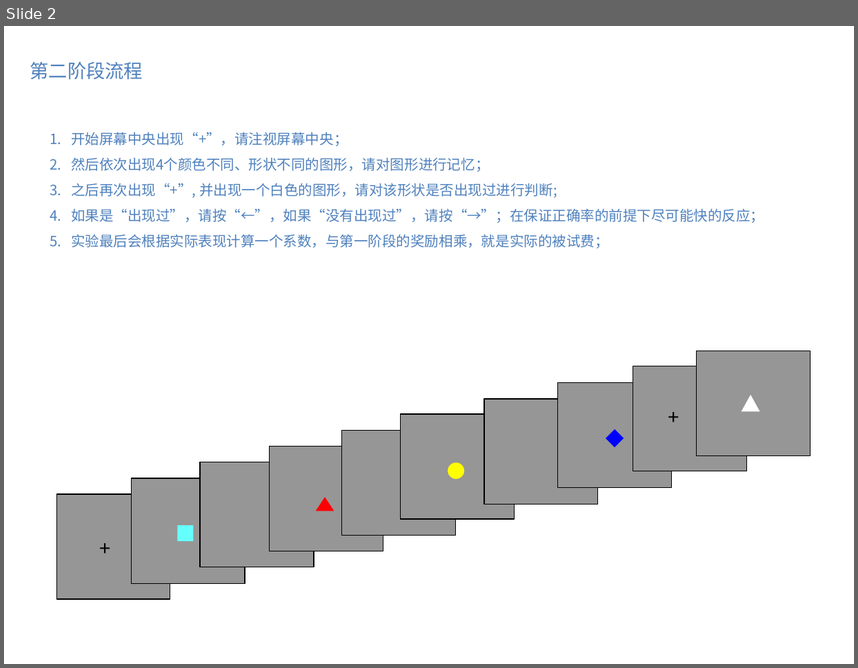
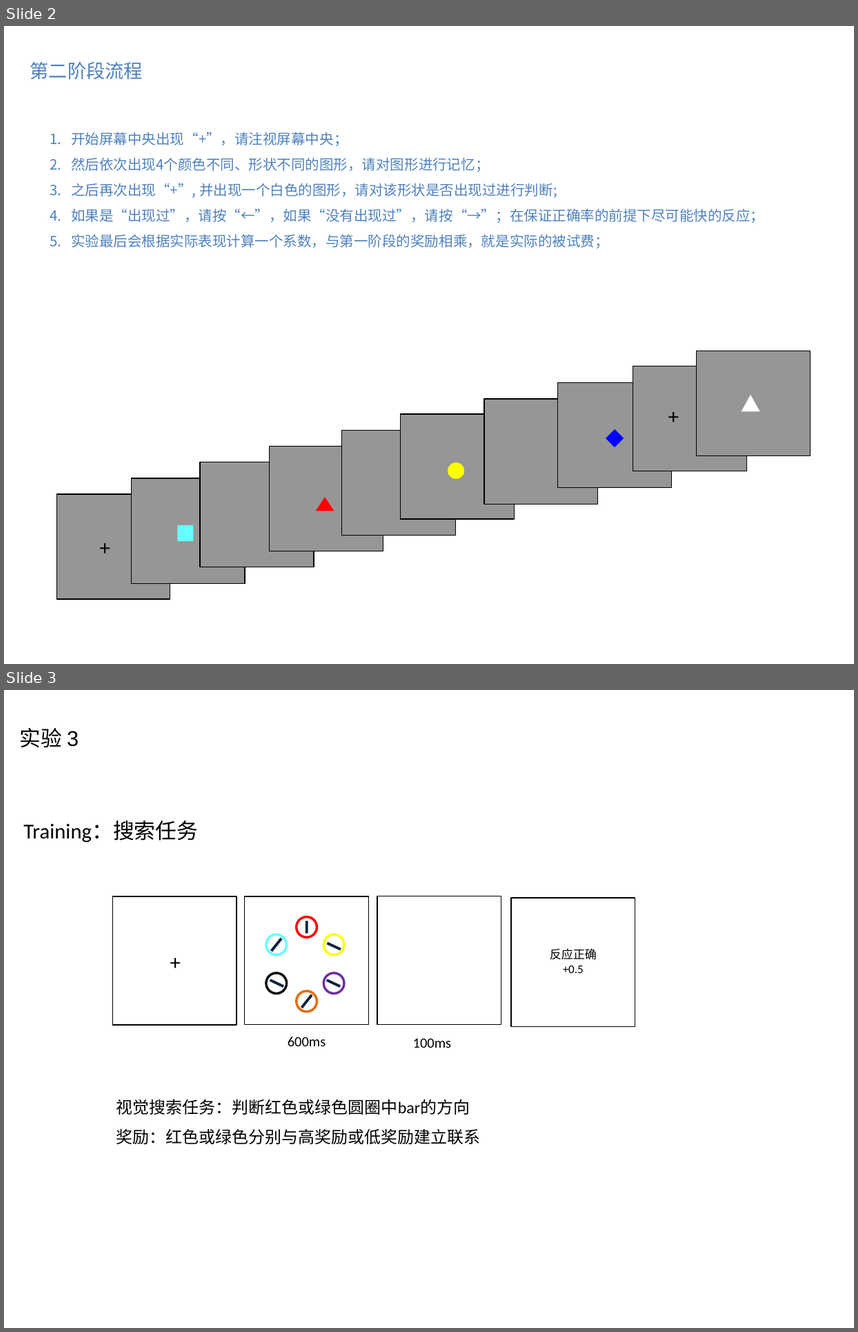
Before and after one commit to Caesar1874/Matlab, a slide deck: rewardFocus V4.0/实验流程说明a.ppt. Shown one above the other, each under a label of ours: slide 2 before the commit, slides 2 and 3 after it. The pictures are 858x668 and 858x1332 pixels, drawn with LibreOffice and Linux fonts; fonts in the diff are those of the drawing. Boxes give left, top, right and bottom in pixels: in the first picture for what was removed or moved away, otherwise in the second. Text is boxed around its words. In the diff, an @@ line names an element or a change of style, - is before the commit and + after.

```diff
--- a/rewardFocus V4.0/实验流程说明a.ppt
+++ b/rewardFocus V4.0/实验流程说明a.ppt
@@ slide 3 added at (4,690,854,1328), background #FFFFFF @@
@@ text added at (20,728,79,748), 18 pt, text #000000 @@
+实验 3
@@ text added at (23,820,198,842), 18 pt, text #000000 @@
+Training：搜索任务
@@ rectangle added at (113,896,237,1025), outline #000000 0.74 pt @@
@@ rectangle added at (245,896,369,1025), outline #000000 0.74 pt @@
@@ rectangle added at (377,896,501,1024), outline #000000 0.74 pt @@
@@ ellipse added at (297,917,317,938), outline #FF0000 2.01 pt @@
@@ rectangle added at (512,898,635,1026), outline #000000 0.74 pt @@
@@ ellipse added at (266,934,286,954), outline #66FFFF 2.01 pt @@
@@ line added from (307, 920) to (307, 933), #10243E 2.24 pt @@
@@ ellipse added at (323,934,344,954), outline #FFFF00 2.01 pt @@
@@ text added at (161,944,190,978), 18 pt, text #000000 @@
++
@@ line added from (281, 938) to (272, 951), #10243E 2.24 pt @@
@@ line added from (327, 943) to (341, 949), #10243E 2.24 pt @@
@@ text added at (550,948,597,973), 10 pt, text #000000 @@
+反应正确
++0.5
@@ ellipse added at (266,973,286,994), outline #0D0D0D 2.01 pt @@
@@ ellipse added at (323,973,344,994), outline #7030A0 2.01 pt @@
@@ line added from (270, 980) to (283, 986), #10243E 2.24 pt @@
@@ ellipse added at (297,991,317,1012), outline #E46C0A 2.01 pt @@
@@ line added from (312, 995) to (301, 1007), #10243E 2.24 pt @@
@@ line added from (327, 980) to (340, 986), #10243E 2.24 pt @@
@@ text added at (288,1036,326,1046), 12 pt, text #000000 @@
+600ms
@@ text added at (413,1038,452,1047), 12 pt, text #000000 @@
+100ms
@@ text added at (116,1099,480,1144), 14 pt, text #000000 @@
+视觉搜索任务：判断红色或绿色圆圈中bar的方向
+奖励：红色或绿色分别与高奖励或低奖励建立联系
```
Also in this commit, not shown: 1 other slide added, 6 other files.
